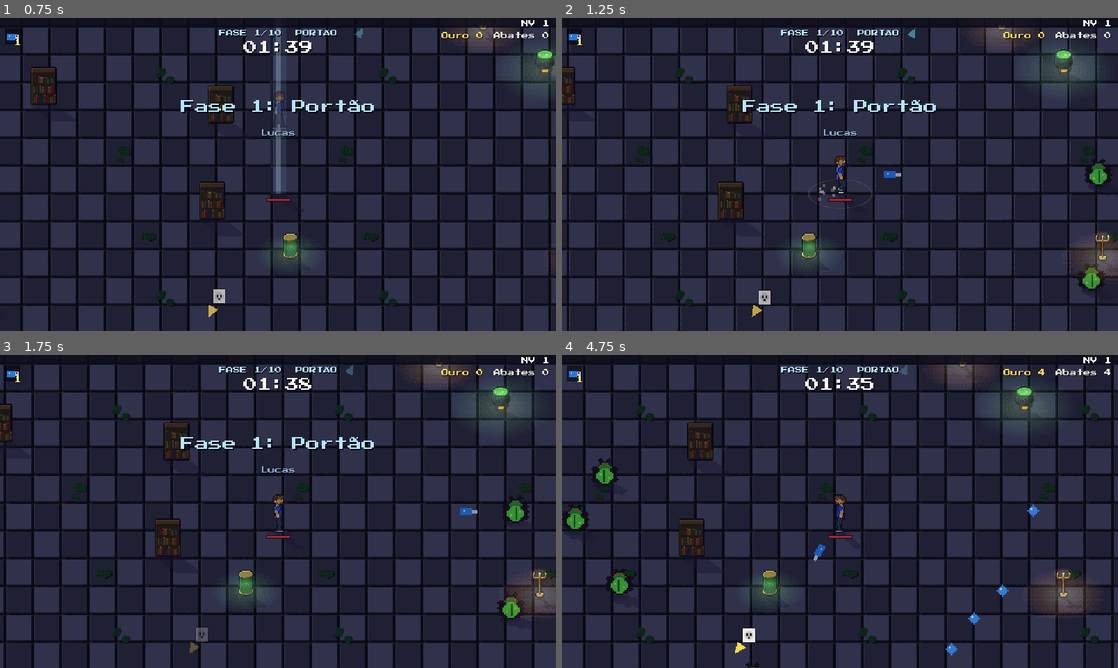
Above: before the commit, frames 1-4 (two rows, left to right).
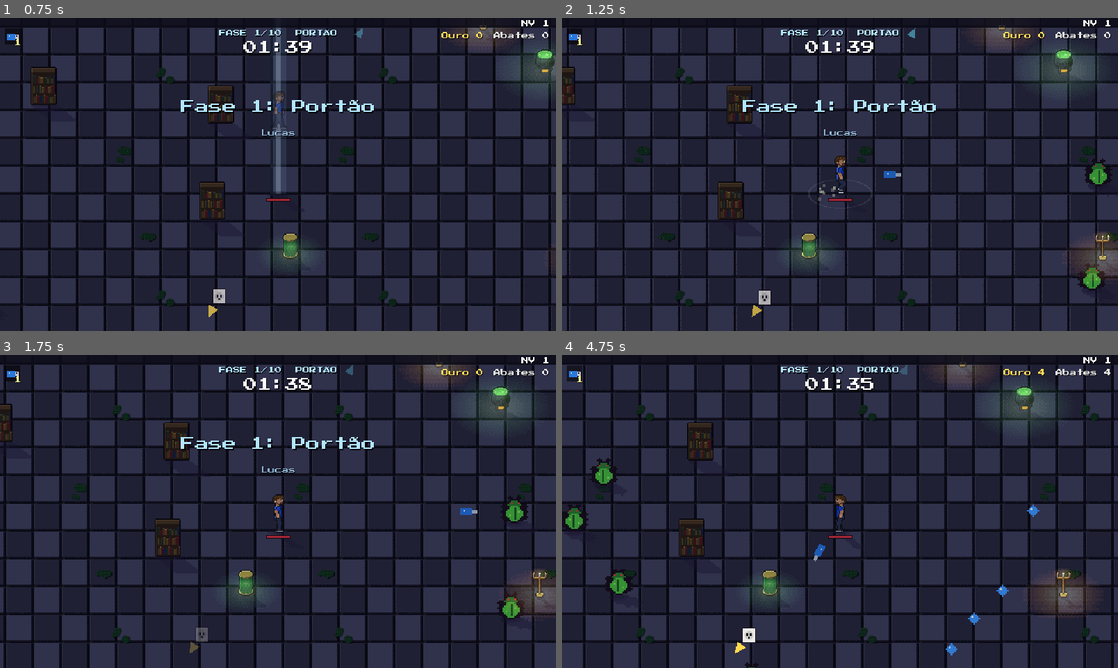
Above: after the commit, the same moments.

Repository: brenoalmeidatec/KIKIU-Survival
Game: Godot game, scene res://main.tscn
Same seed, same stepped clock (60 frames per second), same inputs: the game is played once before the commit and once after it.
Inputs (mouse positions are in pixels of both pictures, inside the frame that each line leads up to):
- Up to frame 1 (0.75 s): tap Enter (confirmar) at 0.5 s; move the mouse to (400, 158) at 0.52 s; hold D (direita) from 0.53 s (still down); tap B (banir) at 0.6 s; click (400, 158) at 0.67 s
- Up to frame 2 (1.25 s): keep holding D (direita); tap X (pular) at 0.77 s
- Up to frame 3 (1.75 s): release D (direita) at 1.25 s; drag from (166, 527) to (250, 574) at 1.27 s
- Up to frame 4 (4.75 s): move the mouse to (895, 442) at 2.02 s; hold D (direita) 2.03-2.75 s; hold Space (dash) 2.03-2.75 s; drag from (812, 574) to (673, 464) at 2.77 s; move the mouse to (1006, 558) at 3.52 s; hold A (esquerda) 3.53-4.25 s; tap Q (transformar) at 3.6 s; tap X (pular) at 3.77 s; drag from (673, 464) to (756, 433) at 4.27 s

Frame 1 is identical in both runs. In frame 2, less than 0.1% of the frame differs, in the area x 93-98%, y 78-88%; in frame 3, less than 0.1%; in frame 4, 0.2%, in the area x 0-36%, y 32-100%.

Commit message:
Desenho dos inimigos com caminho rapido para virus, teste da entrada do Arauto, print sem banner
Co-Authored-By: Claude Opus 5.5 <noreply@anthropic.com>

Diff:
--- a/jogos/hordas/projeto/scripts/hordas/escuridao.gd
+++ b/jogos/hordas/projeto/scripts/hordas/escuridao.gd
@@ -178,7 +178,7 @@
 	for v in arena.inimigos.lista:
 		if v.luz.x <= 0.0 or v.hp <= 0.0:
 			continue
-		var sv: Vector2 = ct * (v.pos + Vector2(0, -v.tam.y * v.ppx * 0.3))
+		var sv: Vector2 = ct * (v.pos + Vector2(0, -v.sz.y * 0.3))
 		if sv.x > -140 and sv.x < W + 140 and sv.y > -140 and sv.y < H + 140:
 			_luzes[n] = Vector4(sv.x, sv.y, v.luz.x, v.luz.y)
 			n += 1
--- a/jogos/hordas/projeto/scripts/hordas/inimigos.gd
+++ b/jogos/hordas/projeto/scripts/hordas/inimigos.gd
@@ -47,6 +47,7 @@
 	var balanco := 0.0           # pulinho de andar, em px da tela
 	var flutua := 0.0            # px acima do chão (a sombra fica no chão)
 	var aura := Color(0, 0, 0, 0)   # brilho em volta (a > 0)
+	var sz := Vector2.ZERO       # tamanho na tela (tam x escala x esc), calculado uma vez
 	var luz := Vector2.ZERO      # x = raio, y = intensidade: ilumina a escuridão da fase de horror
 
 var arena: Node
@@ -99,6 +100,7 @@
 	v.invoca = dd.get("invoca", {}) if dd.get("invoca") is Dictionary else {}
 	v.pesado = bool(dd.get("pesado", false))
 	v.ppx = float(dd.get("escala", ESCALA))
+	v.sz = v.tam * v.ppx * v.esc
 	v.ritmo = float(dd.get("ritmo", 4.0))
 	v.balanco = float(dd.get("balanco", 0.0))
 	v.flutua = float(dd.get("flutua", 0.0))
@@ -448,18 +450,6 @@
 
 # ---------- desenho ----------
 
-## Retângulo de um inimigo na tela (pés em v.pos + 0,4 da altura), já com squash, pulinho e voo. Usado pelo _draw.
-func _retangulo(v: V, sx: float, sy: float, jit: float, lift: float, vira: bool) -> Rect2:
-	var s0: Vector2 = v.tam * v.ppx * v.esc
-	var w := roundf(s0.x * sx)
-	var h := roundf(s0.y * sy)
-	var px := roundf(v.pos.x + jit)
-	var py := roundf(v.pos.y + s0.y * 0.4 - lift)
-	# Rect2 de largura negativa vira o sprite, mas o Godot desenha a partir da posição pra DIREITA (não normaliza):
-	# por isso a posição é a borda esquerda nos dois casos (antes o bicho à direita do herói saía deslocado 1 largura).
-	return Rect2(px - roundf(w / 2.0), py - h, -w if vira else w, h)
-
-
 func _draw() -> void:
 	var jx: float = arena.jogador.position.x if arena and arena.jogador else 0.0
 	# ordenar por altura (quem está mais embaixo fica na frente) custa caro: refaz a cada 4 quadros
@@ -470,7 +460,7 @@
 	for v: V in _ordem:
 		if v.hp <= 0:
 			continue
-		var s: Vector2 = v.tam * v.ppx * v.esc
+		var s: Vector2 = v.sz
 		var pe: Vector2 = v.pos + Vector2(0, s.y * 0.4)
 		var quadro := int(_t * v.ritmo + v.id) % 2
 		var src := Rect2(v.tam.x * quadro, 0, v.tam.x, v.tam.y)
@@ -480,14 +470,10 @@
 	for v: V in _ordem:
 		if v.hp <= 0:
 			continue
-		var s: Vector2 = v.tam * v.ppx * v.esc
-		var fase_a: float = (_t * v.ritmo + v.id) * PI     # o pulinho acompanha a troca de quadro
+		var s: Vector2 = v.sz
+		var vira: bool = v.pos.x > jx
 		var quadro := 2 if v.flash > 0 else (int(_t * v.ritmo + v.id) % 2)
 		var cor := Color.WHITE
-		var sx := 1.0
-		var sy := 1.0
-		var jit := 0.0
-		var lift := 0.0
 		if v.aura.a > 0.0:
 			draw_circle(v.pos, s.x * 0.5, Color(v.aura.r, v.aura.g, v.aura.b, 0.16 + 0.08 * sin(_t * 5.0 + v.id)))
 		elif v.elite:
@@ -496,31 +482,45 @@
 			cor = Color(1.0, 0.95, 0.6)   # atordoado: amarelado, piscando de leve
 		elif v.lento > 0:
 			cor = Color(0.6, 0.85, 1.0)
-		if v.estado == 1:
-			# telegrafa a investida: agacha, treme e avermelha; nos últimos 35% pisca branco
-			var u := clampf(1.0 - v.t_estado / 0.7, 0.0, 1.0)
-			sx = 1.0 + 0.18 * u
-			sy = 1.0 - 0.24 * u
-			jit = sin(_t * 90.0 + v.id) * 1.5 * u
-			cor = Color(1.0, 1.0 - 0.55 * u, 1.0 - 0.6 * u)
-			if u > 0.65 and int(_t * 20.0) % 2 == 0:
-				quadro = 2
-		elif v.estado == 2:
-			sx = 1.22      # em disparada: esticado no sentido da corrida
-			sy = 0.86
+		# Rect2 de largura negativa vira o sprite, mas o Godot desenha a partir da posição pra DIREITA (não normaliza):
+		# por isso a posição é a borda esquerda nos dois casos (antes o bicho à direita do herói saía deslocado 1 largura).
+		var r: Rect2
+		if v.estado == 0 and v.flash <= 0.0 and v.balanco <= 0.0 and v.flutua <= 0.0:
+			r = Rect2(v.pos.x - s.x * 0.5, v.pos.y - s.y * 0.6, -s.x if vira else s.x, s.y)   # caminho rápido (vírus)
 		else:
-			if v.balanco > 0.0:
-				lift = absf(sin(fase_a)) * v.balanco
-			var respira := cos(fase_a * 2.0)
-			sx = 1.0 + 0.045 * respira
-			sy = 1.0 - 0.045 * respira
-		if v.flutua > 0.0:
-			lift += v.flutua * (1.0 + 0.25 * sin(_t * 3.0 + v.id))
-		if v.flash > 0.0:
-			var k := v.flash / 0.09      # squash ao levar dano: achata e alarga, voltando em ~0,1 s
-			sx *= 1.0 + 0.3 * k
-			sy *= 1.0 - 0.24 * k
-		var r := _retangulo(v, sx, sy, jit, lift, v.pos.x > jx)
+			var fase_a: float = (_t * v.ritmo + v.id) * PI     # o pulinho acompanha a troca de quadro
+			var sx := 1.0
+			var sy := 1.0
+			var jit := 0.0
+			var lift := 0.0
+			if v.estado == 1:
+				# telegrafa a investida: agacha, treme e avermelha; nos últimos 35% pisca branco
+				var u := clampf(1.0 - v.t_estado / 0.7, 0.0, 1.0)
+				sx = 1.0 + 0.18 * u
+				sy = 1.0 - 0.24 * u
+				jit = sin(_t * 90.0 + v.id) * 1.5 * u
+				cor = Color(1.0, 1.0 - 0.55 * u, 1.0 - 0.6 * u)
+				if u > 0.65 and int(_t * 20.0) % 2 == 0:
+					quadro = 2
+			elif v.estado == 2:
+				sx = 1.22      # em disparada: esticado no sentido da corrida
+				sy = 0.86
+			else:
+				var sn := sin(fase_a)
+				if v.balanco > 0.0:
+					lift = absf(sn) * v.balanco
+				var respira := 1.0 - 2.0 * sn * sn      # = cos(2 x fase), sem outra chamada trigonométrica
+				sx = 1.0 + 0.045 * respira
+				sy = 1.0 - 0.045 * respira
+			if v.flutua > 0.0:
+				lift += v.flutua * (1.0 + 0.25 * sin(_t * 3.0 + v.id))
+			if v.flash > 0.0:
+				var k := v.flash / 0.09      # squash ao levar dano: achata e alarga, voltando em ~0,1 s
+				sx *= 1.0 + 0.3 * k
+				sy *= 1.0 - 0.24 * k
+			var w := roundf(s.x * sx)
+			var h := roundf(s.y * sy)
+			r = Rect2(roundf(v.pos.x + jit) - roundf(w * 0.5), roundf(v.pos.y + s.y * 0.4 - lift) - h, -w if vira else w, h)
 		draw_texture_rect_region(v.tex, r, Rect2(v.tam.x * quadro, 0, v.tam.x, v.tam.y), cor)
 	for t in tiros:
 		var tx: Texture2D = t.tex
--- a/jogos/hordas/projeto/testes/horror.gd
+++ b/jogos/hordas/projeto/testes/horror.gd
@@ -112,6 +112,14 @@
 	ok(bug.ppx == 2.0, "vírus continuam em escala 2")
 	await esperar(1.0)   # alguns quadros de desenho, IA, tiros e investida com todos vivos
 	ok(a.inimigos.vivos() > 0, "inimigos seguem vivos e desenhando")
+	# --- a entrada do chefe de horror dispara (placa com nome e subtítulo)
+	a.inimigos.criar(CHEFE, a.jogador.position + Vector2(260, -40), 1)
+	a.chefe_final_chegou(false, CHEFE)
+	await esperar(0.1)
+	ok(a.entradas.ativo(), "entrada do Arauto dispara")
+	ok(a.entradas._nome == "O ARAUTO SEM ROSTO" and a.entradas._sub == str(ch.subtitulo), "placa com nome e subtítulo do Arauto")
+	a.entradas.restaurar_tempo()
+	Engine.time_scale = 1.0
 	a.free()
 
 	print("HORROR falhas=", falhas)
Not shown, changed: LOGBOOK.md
Not shown, changed: jogos/hordas/prints/horror_fase.png
